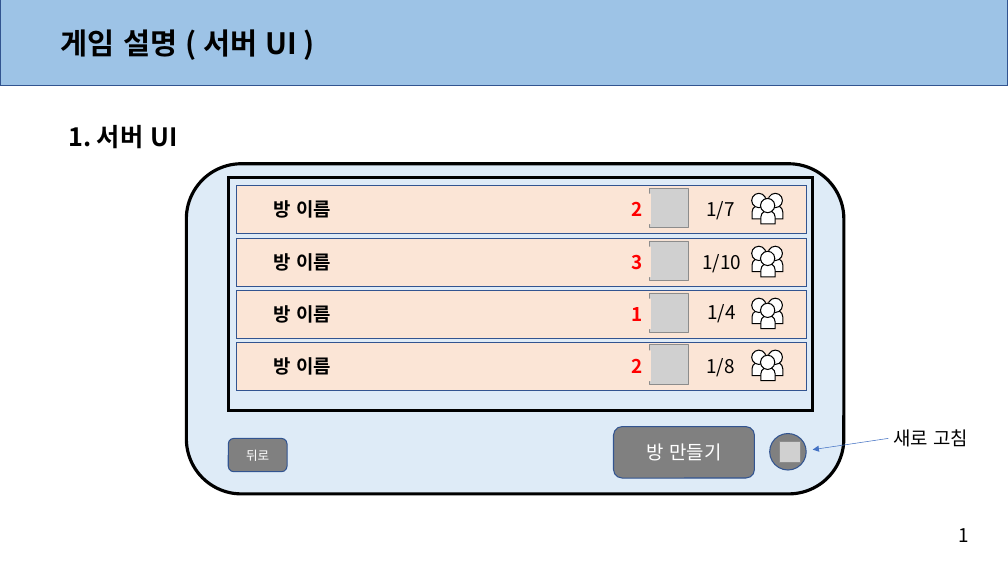
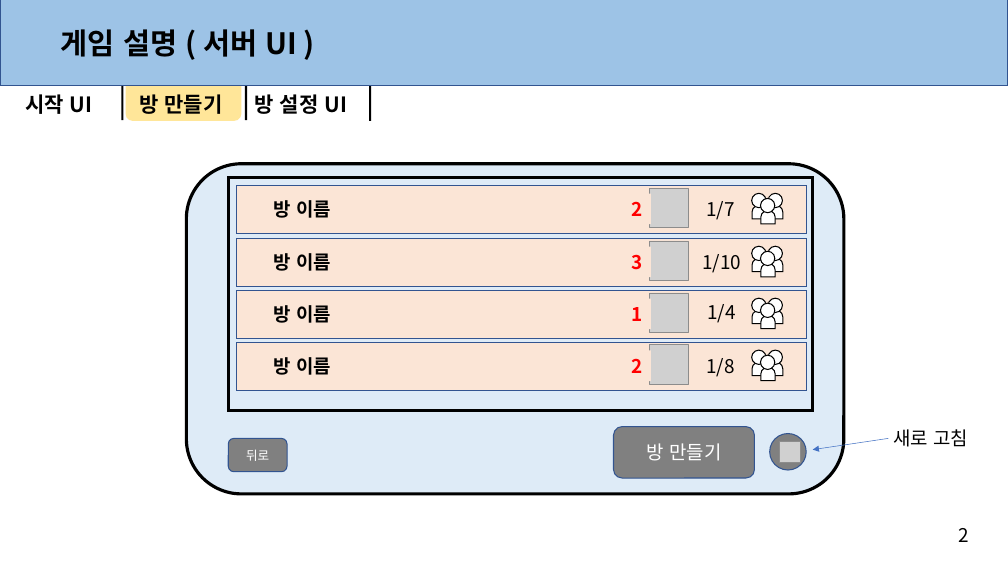
Before and after one commit to anglik0370/EscapeIsland, a slide deck: slide 3 of Document/UI/서버 UI.pptx. Drawn at 1008x567 pixels with LibreOffice and Linux fonts; fonts in the diff are those of the drawing; grey boxes stand for pictures. Boxes give left, top, right and bottom in pixels: in the first picture for what was removed or moved away, otherwise in the second. Text is boxed around its words. In the diff, an @@ line names an element or a change of style, - is before the commit and + after.

Commit message:
서버 UI 수정

```diff
--- a/Document/UI/서버 UI.pptx
+++ b/Document/UI/서버 UI.pptx
@@ rectangle added at (121,84,123,120), fill #000000 @@
@@ rounded rectangle added at (126,78,241,121), fill #FFE699 @@
@@ rectangle added at (245,84,247,120), fill #000000 @@
@@ rectangle added at (369,85,371,121), fill #000000 @@
@@ text added at (25,94,93,114), 20 pt, text #000000, bold @@
+시작 UI
@@ text added at (139,94,222,114), 20 pt, text #000000, bold @@
+방 만들기
@@ text added at (255,94,348,114), 20 pt, text #000000, bold @@
+방 설정 UI
@@ text removed at (68,125,177,149) @@
-1. 서버 UI
@@ text at (959,528,969,542): text changed @@
-1
+2
```
Also in this commit, not shown: 3 other slides changed.
